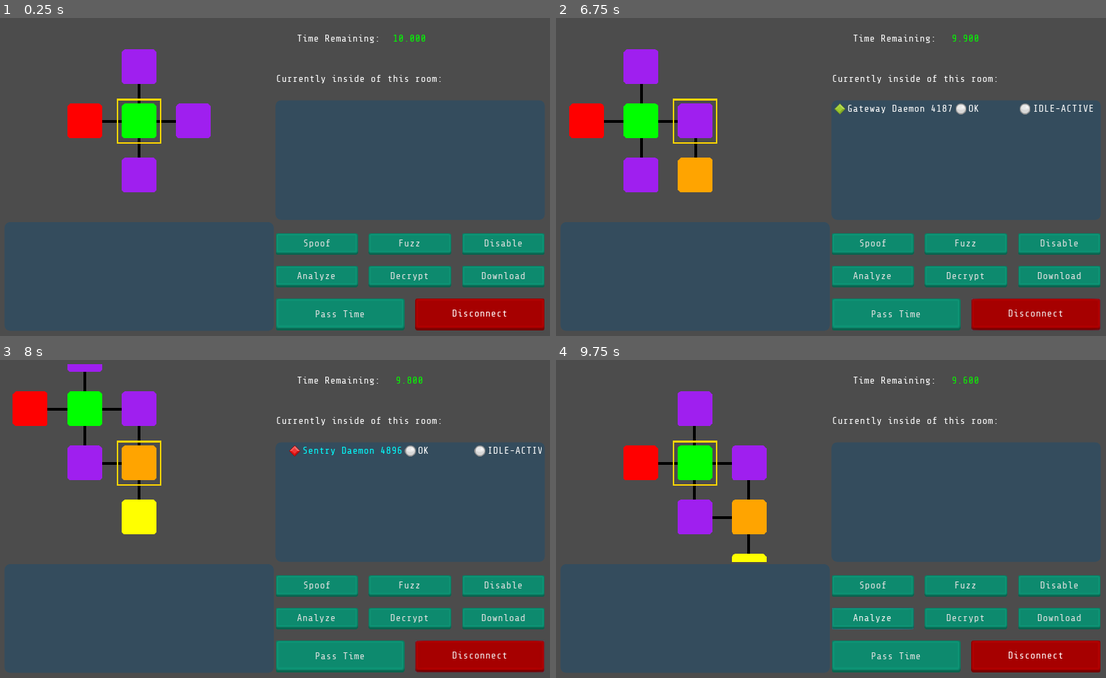
Above: before the commit, frames 1-4 (two rows, left to right).
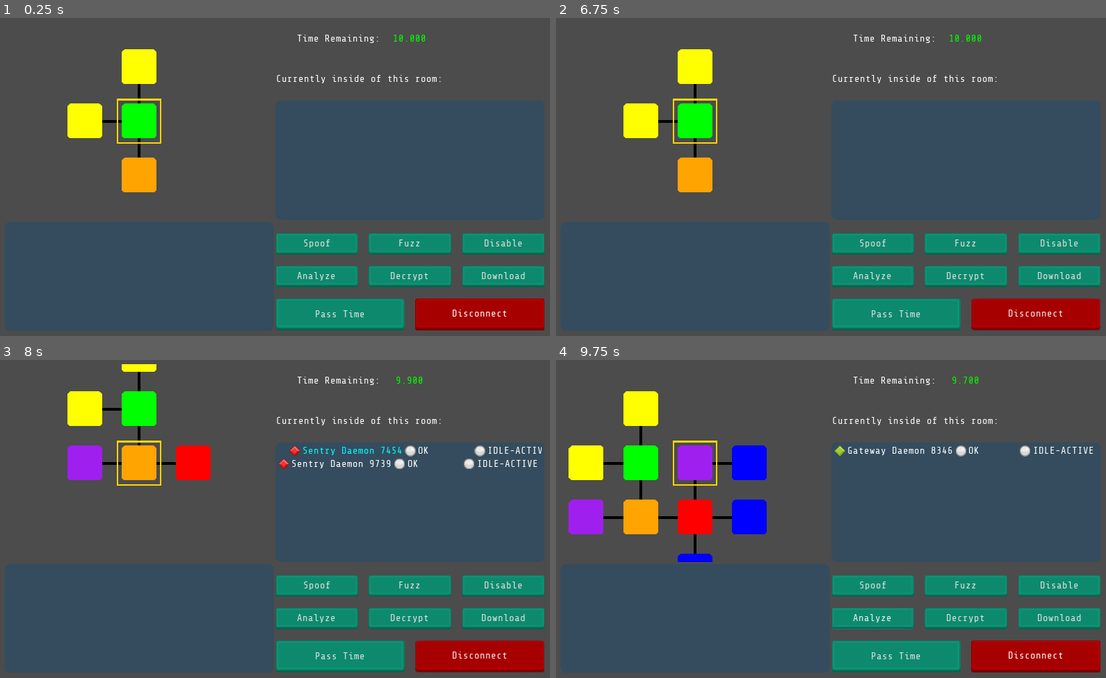
Above: after the commit, the same moments.

Repository: twobitadder/play_with_tweens
Game: Godot game, scene res://Cyberspace/UI/Cyberspace.tscn
The game is run twice, just before and just after one commit, with the same random seed, the same clock (stepped at 60 frames per second) and the same inputs. The project has no main scene, so this scene is started directly. The engine's default icon, where the game draws it, is replaced by a stand-in: a white triangle on a blue panel in a dark square.
Inputs (mouse positions are in pixels of both pictures, inside the frame that each line leads up to):
- Up to frame 1 (0.25 s): no input
- Up to frame 2 (6.75 s): click "Spoof" at 0.5 s; click "Fuzz" at 1.25 s; click "Disable" at 2 s; click "Analyze" at 2.75 s; click "Decrypt" at 3.5 s; click "Pass Time" at 4.25 s; click "Download" at 5 s; click "Disconnect" at 5.75 s; move the mouse to (952, 161) at 6.52 s; hold Right from 6.53 s (still down); click (952, 161) at 6.67 s
- Up to frame 3 (8 s): move the mouse to (412, 449) at 7.27 s; release Right at 7.28 s; hold Down from 7.28 s (still down); click (412, 449) at 7.42 s
- Up to frame 4 (9.75 s): release Down at 8.03 s; hold Right 8.03-8.78 s; click (968, 449) at 8.17 s; move the mouse to (803, 582) at 8.77 s; hold Up 8.78-9.53 s; click (803, 582) at 8.92 s; tap Enter at 9.5 s; move the mouse to (996, 566) at 9.52 s; hold Left from 9.53 s (still down)

The runs differ from the first frame. In frame 1, 2.8% of the frame differs, in the area x 12-39%, y 9-55%; in frame 2, 4.7%; in frame 3, 4.3%; in frame 4, 7.9%, in the area x 2-98%, y 5-64%.

Commit message:
setup for debugging with custom build

Diff:
--- a/Abstract/StateMachine/States/Object/ICE/idle_active.gd
+++ b/Abstract/StateMachine/States/Object/ICE/idle_active.gd
@@ -10,5 +10,9 @@
 	scan_check += delta
 	if scan_check >= machine.object.speed:
 		scan_check = 0.0
+		if !WorldState.server.ice.has(machine.object):
+			OS.dump_memory_to_file("res://memory_dump.txt")
+			print(machine.object.get_incoming_connections())
+			assert(WorldState.server.ice.has(machine.object))
 		if PlayerInfo.grid_pos == WorldState.server.ice[machine.object]:
 			emit_signal("done", "scan")
--- a/Abstract/world_state.gd
+++ b/Abstract/world_state.gd
@@ -1,6 +1,9 @@
 extends Node
 
 signal text_event_report(event)
+
+var ice_and_data := 0
+var rooms_instanced := 0
 
 export var real_world : Resource
 export var server : Resource
--- a/Cyberspace/Map/generator_v2.gd
+++ b/Cyberspace/Map/generator_v2.gd
@@ -8,6 +8,12 @@
 var corridors := {}
 var after_first_pass := false
 var traverse_cost : float setget ,get_traverse_cost
+var is_valid_map := false
+
+###############
+#DEBUG VARIABLE
+###############
+var i := 0
 
 class RoomSorter:
 	static func sort_rooms(a, b) -> bool:
@@ -19,7 +25,10 @@
 
 func _ready() -> void:
 	randomize()
-	generate()
+	while !is_valid_map || i < 10:
+		is_valid_map = true
+		generate()
+		i += 1
 
 func _process(_delta: float) -> void:
 	update()
@@ -28,11 +37,19 @@
 	return WorldState.server.traverse_cost
 
 func generate() -> void:
+#	for child in $Rooms.get_children():
+#		child.queue_free()
+#	yield(get_tree(),"idle_frame")
 	for child in $Rooms.get_children():
-		child.queue_free()
+		child.free()
+
+	for ice in WorldState.server.ice.keys():
+		ice.destruct()
 
 	rooms.clear()
 	corridors.clear()
+	WorldState.server.rooms.clear()
+	WorldState.server.ice.clear()
 	after_first_pass = false
 	WorldState.server.placed_heart = false
 	WorldState.server.placed_mind = false
@@ -42,6 +59,10 @@
 	show_neighbors(Vector2.ZERO)
 	WorldState.server.rooms = rooms.duplicate()
 	WorldState.server.ice = invert_room_data().duplicate()
+	print(rooms.size())
+	print(WorldState.server.rooms.size())
+	print(WorldState.server.ice.size())
+	assert(rooms.size() > 0)
 	update()
 
 func place_rooms() -> void:
@@ -152,7 +173,13 @@
 
 	processed.clear()
 
-	while unconnected_rooms.size() > processed.size():
+	var iterator := 0
+
+	while unconnected_rooms.size() > processed.size() && iterator < 100:
+		iterator += 1
+		if iterator == 100:
+			break
+
 		for unconnected in unconnected_rooms.keys():
 			var neighbors := [Vector2.UP, Vector2.RIGHT, Vector2.LEFT, Vector2.DOWN]
 			neighbors.shuffle()
@@ -163,6 +190,10 @@
 					rooms[unconnected + neighbor].add_tree_parent(rooms[unconnected])
 					processed.append(unconnected)
 
+	if iterator >= 100:
+		for room in unconnected_rooms.keys():
+			rooms.erase(room)
+
 
 	for corridor in temp_corridors.keys():
 		corridors[corridor] = [false, temp_corridors[corridor]]
@@ -171,6 +202,19 @@
 	var placed_ice := 0
 	var placed_data := 0
 	var iterations := 0
+
+	#if all rooms are data or no rooms are data
+	var ok_data := false
+	var ok_non_data := false
+	for room in rooms.keys():
+		if rooms[room].type == MapRoom.TYPE.DATA:
+			ok_data = true
+		elif rooms[room].type != MapRoom.TYPE.DATA && rooms[room].type != MapRoom.TYPE.ENTRANCE:
+			ok_non_data = true
+
+	if !ok_data || !ok_non_data:
+		is_valid_map = false
+		return
 
 	while placed_ice < WorldState.server.num_ice || placed_data < WorldState.server.num_data:
 		var placed := false
@@ -187,6 +231,8 @@
 					new_object.grid_position = room
 					placed_data += 1
 					placed = true
+					new_object.i = i
+					new_object.room = rooms[room]
 				_:
 					if placed_ice <= WorldState.server.num_ice:
 						var new_object = object_resource.new()
@@ -195,10 +241,17 @@
 						new_object.grid_position = room
 						placed_ice += 1
 						placed = true
+						new_object.i = i
+						new_object.room = rooms[room]
 		if !placed:
 			iterations += 1
 		if iterations >= WorldState.server.max_iterations:
-			generate()
+			is_valid_map = false
+			return
+
+	WorldState.ice_and_data += placed_ice
+	WorldState.ice_and_data += placed_data
+	WorldState.rooms_instanced += rooms.size()
 
 func get_loc(grid_pos) -> Vector2:
 	return $TileMap.map_to_world(grid_pos)
--- a/Cyberspace/Objects/Resources/object_data.gd
+++ b/Cyberspace/Objects/Resources/object_data.gd
@@ -33,6 +33,15 @@
 var interacting := false
 var machine : StateMachine
 
+##################
+#DEBUG VARIABLES
+##################
+var i
+var room
+##################
+#END DEBUG VARS
+##################
+
 func create(server_strength : float, _type := -1) -> void:
 	if _type != -1:
 		type = _type
@@ -218,3 +227,9 @@
 
 func update_state(state_name) -> void:
 	emit_signal("change_state", state_name, Color.white)
+
+func destruct() -> void:
+	pass
+#	machine.disconnect("state_entering", self, "update_state")
+#	machine = null
+#	TimeKeeper.disconnect("pass_time", self, "_on_pass_time")
